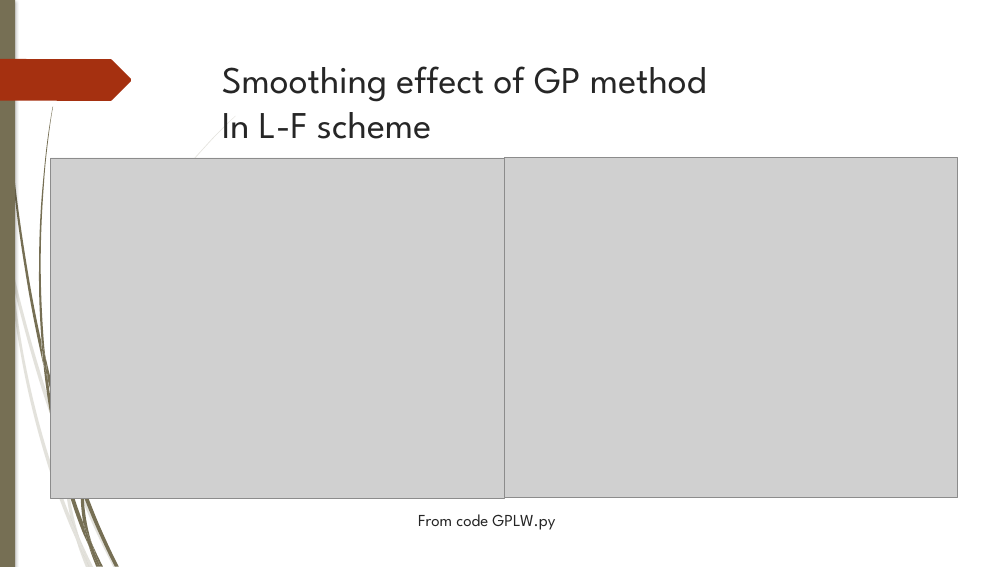
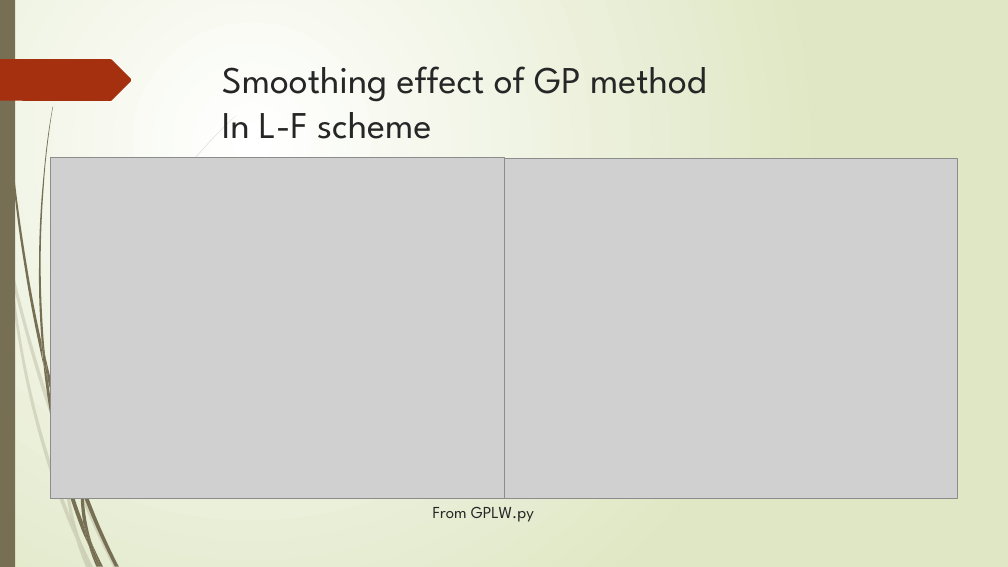
Before and after one commit to TsunSungKuo/ComputAstroPhys_GroupReport, a slide deck: slide 32 of ca_team_project.pptx. Drawn at 1008x567 pixels with LibreOffice and Linux fonts; fonts in the diff are those of the drawing; grey boxes stand for pictures. Boxes give left, top, right and bottom in pixels: in the first picture for what was removed or moved away, otherwise in the second. Text is boxed around its words. In the diff, an @@ line names an element or a change of style, - is before the commit and + after.

```diff
--- a/ca_team_project.pptx
+++ b/ca_team_project.pptx
@@ background #FFFFFF to gradient #FFFFFF to #DFE8C4 @@
@@ rectangle at (x1=0, y1=0, x2=15, y2=567): shadow off @@
@@ outline redrawn in 11 elements at (x1=11, y1=261, x2=64, y2=453), (x1=67, y1=451, x2=117, y2=567), (x1=8, y1=265, x2=76, y2=540), (x1=64, y1=453, x2=79, y2=538), (x1=64, y1=116, x2=236, y2=451), (x1=70, y1=516, x2=90, y2=567), (x1=2, y1=0, x2=43, y2=364), (x1=83, y1=485, x2=119, y2=566), (x1=39, y1=107, x2=53, y2=357), (x1=80, y1=488, x2=91, y2=544), (x1=0, y1=59, x2=132, y2=101) @@
@@ text at (x1=433, y1=506, x2=534, y2=522): text changed @@
-From code GPLW.py
+From GPLW.py
```
Also in this commit, not shown: 33 other slides changed.
